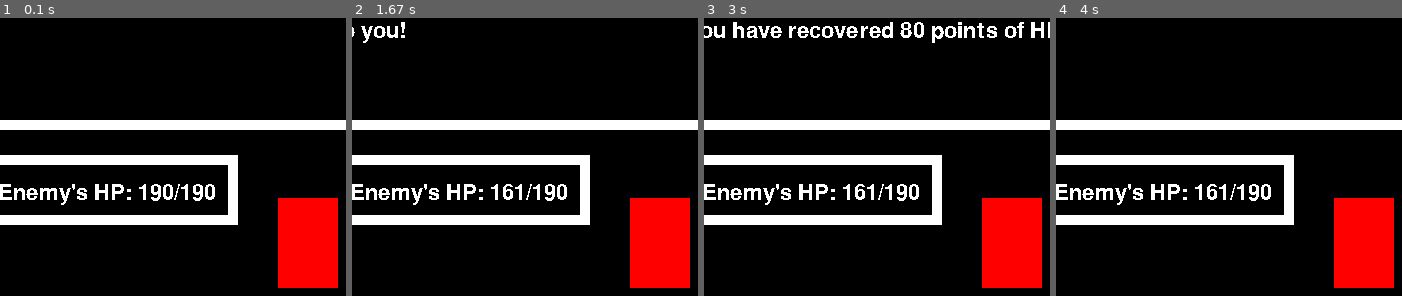
Above: before the commit, frames 1-4 (left to right).
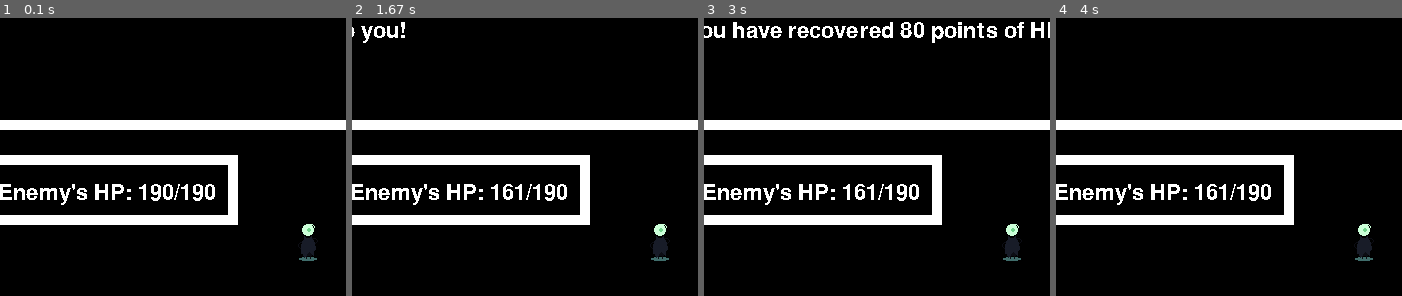
Above: after the commit, the same moments.

Repository: eduardoluis11/final-project-cs50-python
Game: pygame game, started from project.py
The game is run twice, just before and just after one commit, with the same random seed, the same clock (stepped at 60 frames per second) and the same inputs.
Inputs:
- Up to frame 1 (0.1 s): no input
- Up to frame 2 (1.67 s): tap Z at 0.33, 1.07, 1.37, 1.57 s; tap 1 at 0.67 s
- Up to frame 3 (3 s): tap Z at 1.9, 2.2 s; tap 2 at 2.9 s
- Up to frame 4 (4 s): tap Z at 3.3, 3.63, 3.93 s
The pictures show only the part of the screen within x 5-55%, y 10-60%; the shares and areas given below are measured in that part.

The runs differ from the first frame. In frame 1, 5.6% of the frame differs, in the area x 80-98%, y 64-98%; in frame 2, 5.6%; in frame 3, 5.6%; in frame 4, 5.6%.

Commit message:
Added New Sprite for Enemy (BUGGY)
I replaced the enemy's sprite by a sprite by Penusbmic. The sprite is way too small, though. I also added the sprite's copyright information in the credits.txt file, in my project.py file, and in my sprites' folder.

Diff:
--- /dev/null
+++ b/assets/images/sprites/sprite_copyright_information.txt
@@ -0,0 +1,11 @@
+Copyright information about the Sprite used:
+
+I added a sprite by Penusbmic from his "Sci-Fi Character Pack 8" at itch.io at
+https://penusbmic.itch.io/sci-fi-character-pack-8. The sprite used is called "The Storm Head Droid".
+
+The author of the sprite gave the following disclaimer:
+
+"Feel free to use for commercial projects and modify the characters if needed. Please
+use Penusbmic If you want to offer me credits. Please do not resell the assets
+individually. Thank you! Check out my page for some free pixel work and other cool
+characters!"
--- a/project.py
+++ b/project.py
@@ -254,6 +254,14 @@
 I used: https://soundcloud.com/nemoproducer?ref=clipboard&p=a&c=1&si=216b578bd1c1487694ed1d13f270b191&utm_source=clipboard&utm_medium=text&utm_campaign=social_sharing
 ====
 
+====
+
+Copyright information about the Sprite used:
+
+I added a sprite by Penusbmic from his "Sci-Fi Character Pack 8" at itch.io at
+https://penusbmic.itch.io/sci-fi-character-pack-8. The sprite used is called "The Storm Head Droid".
+
+
 """
 import sys
 
@@ -359,7 +367,7 @@
 # This loads the enemy sprite, but doesn't render it yet (source:
 # https://youtu.be/AY9MnQ4x3zk?si=2sgfMIq-zyCv-eHx&t=2645).
 # EDIT LATER, since I'm using a PLACEHOLDER sprite.
-enemy_surface = pygame.image.load('assets/images/sprites/red-rectangle-enemy-placeholder.png').convert_alpha()
+enemy_surface = pygame.image.load('assets/images/sprites/enemy-sprite-penusbmic.png').convert_alpha()
 
 # This creates a rectangle for the enemy sprite's surface. I will place it around the center of the screen.
 enemy_rectangle = enemy_surface.get_rect(center=(360, 288))
Binary file added: assets/images/sprites/enemy-sprite-penusbmic.png
Not shown, changed: credits.txt
